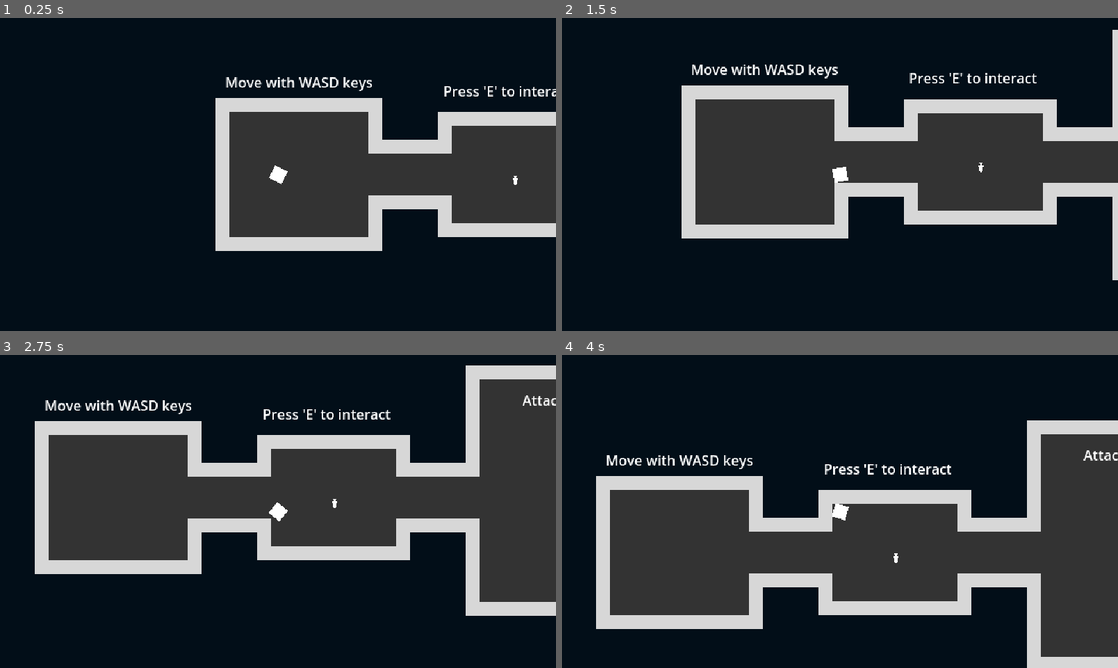
Above: before the commit, frames 1-4 (two rows, left to right).
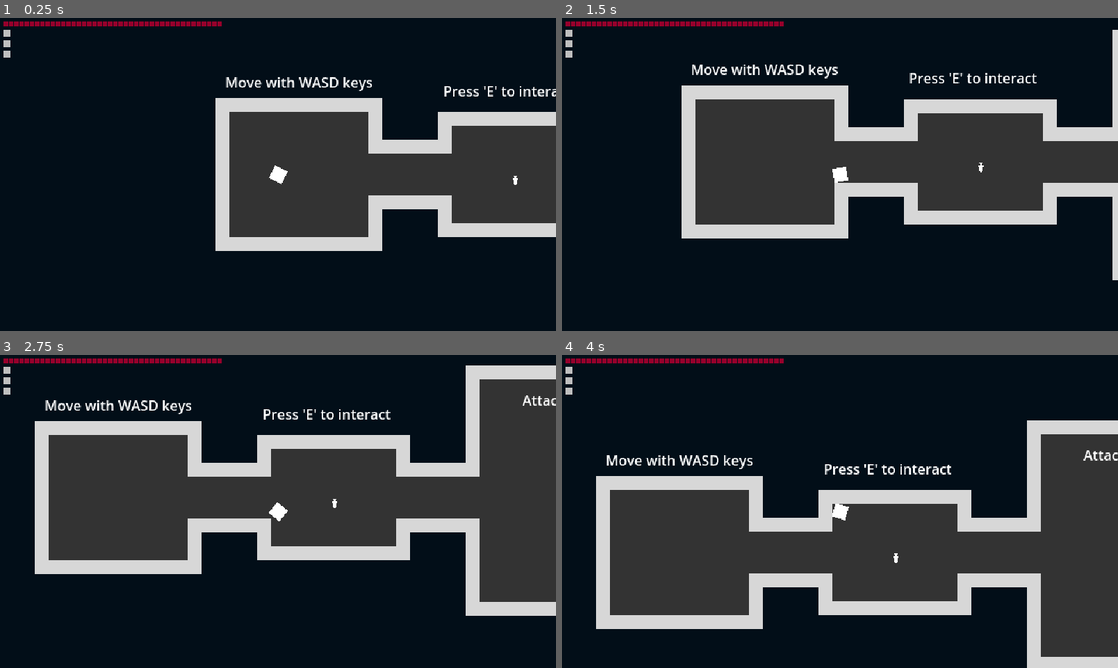
Above: after the commit, the same moments.

Repository: zMenta/Cubesh
Game: Godot game, scene res://main/main.tscn
The game is run twice, just before and just after one commit, with the same random seed, the same clock (stepped at 60 frames per second) and the same inputs.
Inputs (mouse positions are in pixels of both pictures, inside the frame that each line leads up to):
- Up to frame 1 (0.25 s): no input
- Up to frame 2 (1.5 s): tap E (interact) at 0.5, 1.25 s; move the mouse to (962, 158) at 0.52 s; hold D (right) 0.53-1.28 s; click (962, 158) at 0.6 s; move the mouse to (728, 190) at 1.27 s; hold S (down) from 1.28 s (still down); tap Space (dodge) at 1.35 s
- Up to frame 3 (2.75 s): tap E (interact) at 2, 2.1 s; move the mouse to (333, 442) at 2.02 s; release S (down) at 2.03 s; hold D (right) from 2.03 s (still down)
- Up to frame 4 (4 s): tap E (interact) at 2.75, 3.5 s; move the mouse to (812, 574) at 2.77 s; release D (right) at 2.78 s; hold W (up) 2.78-3.53 s; click (812, 574) at 2.85 s; move the mouse to (1006, 558) at 3.52 s; hold A (left) from 3.53 s (still down); tap Space (dodge) at 3.6 s

The runs differ from the first frame. In frame 1, 0.6% of the frame differs, in the area x 0-40%, y 1-13%; in frame 2, 0.6%; in frame 3, 0.6%; in frame 4, 0.6%.

Commit message:
created basic UI

Diff:
--- a/main/main.tscn
+++ b/main/main.tscn
@@ -6,6 +6,7 @@
 [ext_resource type="PackedScene" uid="uid://dru3fsdpoi7i4" path="res://maps/map_1_2.tscn" id="3_yc5l0"]
 [ext_resource type="PackedScene" uid="uid://n1x31lge7o0j" path="res://maps/map_1_1.tscn" id="4_pw1q7"]
 [ext_resource type="PackedScene" uid="uid://q3clhfv747at" path="res://ui/tooltip/tooltip.tscn" id="5_p63od"]
+[ext_resource type="PackedScene" uid="uid://d2wn6iebkg5fq" path="res://ui/status_bar/status_bar.tscn" id="6_yhdsn"]
 
 [node name="Main" type="Node"]
 script = ExtResource("1_df2tq")
@@ -17,15 +18,19 @@
 
 [node name="Player" parent="." instance=ExtResource("1_khuke")]
 
-[node name="RemoteTransform2D" type="RemoteTransform2D" parent="Player"]
-remote_path = NodePath("../../ui")
-update_rotation = false
-update_scale = false
+[node name="UI" type="CanvasLayer" parent="."]
 
-[node name="ui" type="Node2D" parent="."]
+[node name="StatusBar" parent="UI" instance=ExtResource("6_yhdsn")]
 
-[node name="Tooltip" parent="ui" instance=ExtResource("5_p63od")]
-offset_left = -48.0
-offset_top = 13.0
-offset_right = 97.0
-offset_bottom = 39.0
+[node name="Tooltip" parent="UI" instance=ExtResource("5_p63od")]
+anchors_preset = 8
+anchor_left = 0.5
+anchor_top = 0.5
+anchor_right = 0.5
+anchor_bottom = 0.5
+offset_left = -55.0
+offset_top = 10.0
+offset_right = 90.0
+offset_bottom = 36.0
+grow_horizontal = 2
+grow_vertical = 2
--- /dev/null
+++ b/ui/status_bar/status_bar.tscn
@@ -0,0 +1,248 @@
+[gd_scene format=3 uid="uid://d2wn6iebkg5fq"]
+
+[node name="StatusBar" type="MarginContainer"]
+anchors_preset = 15
+anchor_right = 1.0
+anchor_bottom = 1.0
+grow_horizontal = 2
+grow_vertical = 2
+theme_override_constants/margin_left = 4
+theme_override_constants/margin_top = 4
+
+[node name="StatusBar" type="VBoxContainer" parent="."]
+layout_mode = 2
+
+[node name="Health" type="HBoxContainer" parent="StatusBar"]
+layout_mode = 2
+theme_override_constants/separation = 1
+
+[node name="ColorRect" type="ColorRect" parent="StatusBar/Health"]
+custom_minimum_size = Vector2(5, 5)
+layout_mode = 2
+color = Color(0.592157, 0, 0.168627, 1)
+
+[node name="ColorRect2" type="ColorRect" parent="StatusBar/Health"]
+custom_minimum_size = Vector2(5, 5)
+layout_mode = 2
+color = Color(0.592157, 0, 0.168627, 1)
+
+[node name="ColorRect3" type="ColorRect" parent="StatusBar/Health"]
+custom_minimum_size = Vector2(5, 5)
+layout_mode = 2
+color = Color(0.592157, 0, 0.168627, 1)
+
+[node name="ColorRect4" type="ColorRect" parent="StatusBar/Health"]
+custom_minimum_size = Vector2(5, 5)
+layout_mode = 2
+color = Color(0.592157, 0, 0.168627, 1)
+
+[node name="ColorRect5" type="ColorRect" parent="StatusBar/Health"]
+custom_minimum_size = Vector2(5, 5)
+layout_mode = 2
+color = Color(0.592157, 0, 0.168627, 1)
+
+[node name="ColorRect6" type="ColorRect" parent="StatusBar/Health"]
+custom_minimum_size = Vector2(5, 5)
+layout_mode = 2
+color = Color(0.592157, 0, 0.168627, 1)
+
+[node name="ColorRect7" type="ColorRect" parent="StatusBar/Health"]
+custom_minimum_size = Vector2(5, 5)
+layout_mode = 2
+color = Color(0.592157, 0, 0.168627, 1)
+
+[node name="ColorRect8" type="ColorRect" parent="StatusBar/Health"]
+custom_minimum_size = Vector2(5, 5)
+layout_mode = 2
+color = Color(0.592157, 0, 0.168627, 1)
+
+[node name="ColorRect9" type="ColorRect" parent="StatusBar/Health"]
+custom_minimum_size = Vector2(5, 5)
+layout_mode = 2
+color = Color(0.592157, 0, 0.168627, 1)
+
+[node name="ColorRect10" type="ColorRect" parent="StatusBar/Health"]
+custom_minimum_size = Vector2(5, 5)
+layout_mode = 2
+color = Color(0.592157, 0, 0.168627, 1)
+
+[node name="ColorRect11" type="ColorRect" parent="StatusBar/Health"]
+custom_minimum_size = Vector2(5, 5)
+layout_mode = 2
+color = Color(0.592157, 0, 0.168627, 1)
+
+[node name="ColorRect12" type="ColorRect" parent="StatusBar/Health"]
+custom_minimum_size = Vector2(5, 5)
+layout_mode = 2
+color = Color(0.592157, 0, 0.168627, 1)
+
+[node name="ColorRect13" type="ColorRect" parent="StatusBar/Health"]
+custom_minimum_size = Vector2(5, 5)
+layout_mode = 2
+color = Color(0.592157, 0, 0.168627, 1)
+
+[node name="ColorRect14" type="ColorRect" parent="StatusBar/Health"]
+custom_minimum_size = Vector2(5, 5)
+layout_mode = 2
+color = Color(0.592157, 0, 0.168627, 1)
+
+[node name="ColorRect15" type="ColorRect" parent="StatusBar/Health"]
+custom_minimum_size = Vector2(5, 5)
+layout_mode = 2
+color = Color(0.592157, 0, 0.168627, 1)
+
+[node name="ColorRect16" type="ColorRect" parent="StatusBar/Health"]
+custom_minimum_size = Vector2(5, 5)
+layout_mode = 2
+color = Color(0.592157, 0, 0.168627, 1)
+
+[node name="ColorRect17" type="ColorRect" parent="StatusBar/Health"]
+custom_minimum_size = Vector2(5, 5)
+layout_mode = 2
+color = Color(0.592157, 0, 0.168627, 1)
+
+[node name="ColorRect18" type="ColorRect" parent="StatusBar/Health"]
+custom_minimum_size = Vector2(5, 5)
+layout_mode = 2
+color = Color(0.592157, 0, 0.168627, 1)
+
+[node name="ColorRect19" type="ColorRect" parent="StatusBar/Health"]
+custom_minimum_size = Vector2(5, 5)
+layout_mode = 2
+color = Color(0.592157, 0, 0.168627, 1)
+
+[node name="ColorRect20" type="ColorRect" parent="StatusBar/Health"]
+custom_minimum_size = Vector2(5, 5)
+layout_mode = 2
+color = Color(0.592157, 0, 0.168627, 1)
+
+[node name="ColorRect21" type="ColorRect" parent="StatusBar/Health"]
+custom_minimum_size = Vector2(5, 5)
+layout_mode = 2
+color = Color(0.592157, 0, 0.168627, 1)
+
+[node name="ColorRect22" type="ColorRect" parent="StatusBar/Health"]
+custom_minimum_size = Vector2(5, 5)
+layout_mode = 2
+color = Color(0.592157, 0, 0.168627, 1)
+
+[node name="ColorRect23" type="ColorRect" parent="StatusBar/Health"]
+custom_minimum_size = Vector2(5, 5)
+layout_mode = 2
+color = Color(0.592157, 0, 0.168627, 1)
+
+[node name="ColorRect24" type="ColorRect" parent="StatusBar/Health"]
+custom_minimum_size = Vector2(5, 5)
+layout_mode = 2
+color = Color(0.592157, 0, 0.168627, 1)
+
+[node name="ColorRect25" type="ColorRect" parent="StatusBar/Health"]
+custom_minimum_size = Vector2(5, 5)
+layout_mode = 2
+color = Color(0.592157, 0, 0.168627, 1)
+
+[node name="ColorRect26" type="ColorRect" parent="StatusBar/Health"]
+custom_minimum_size = Vector2(5, 5)
+layout_mode = 2
+color = Color(0.592157, 0, 0.168627, 1)
+
+[node name="ColorRect27" type="ColorRect" parent="StatusBar/Health"]
+custom_minimum_size = Vector2(5, 5)
+layout_mode = 2
+color = Color(0.592157, 0, 0.168627, 1)
+
+[node name="ColorRect28" type="ColorRect" parent="StatusBar/Health"]
+custom_minimum_size = Vector2(5, 5)
+layout_mode = 2
+color = Color(0.592157, 0, 0.168627, 1)
+
+[node name="ColorRect29" type="ColorRect" parent="StatusBar/Health"]
+custom_minimum_size = Vector2(5, 5)
+layout_mode = 2
+color = Color(0.592157, 0, 0.168627, 1)
+
+[node name="ColorRect30" type="ColorRect" parent="StatusBar/Health"]
+custom_minimum_size = Vector2(5, 5)
+layout_mode = 2
+color = Color(0.592157, 0, 0.168627, 1)
+
+[node name="ColorRect31" type="ColorRect" parent="StatusBar/Health"]
+custom_minimum_size = Vector2(5, 5)
+layout_mode = 2
+color = Color(0.592157, 0, 0.168627, 1)
+
+[node name="ColorRect32" type="ColorRect" parent="StatusBar/Health"]
+custom_minimum_size = Vector2(5, 5)
+layout_mode = 2
+color = Color(0.592157, 0, 0.168627, 1)
+
+[node name="ColorRect33" type="ColorRect" parent="StatusBar/Health"]
+custom_minimum_size = Vector2(5, 5)
+layout_mode = 2
+color = Color(0.592157, 0, 0.168627, 1)
+
+[node name="ColorRect34" type="ColorRect" parent="StatusBar/Health"]
+custom_minimum_size = Vector2(5, 5)
+layout_mode = 2
+color = Color(0.592157, 0, 0.168627, 1)
+
+[node name="ColorRect35" type="ColorRect" parent="StatusBar/Health"]
+custom_minimum_size = Vector2(5, 5)
+layout_mode = 2
+color = Color(0.592157, 0, 0.168627, 1)
+
+[node name="ColorRect36" type="ColorRect" parent="StatusBar/Health"]
+custom_minimum_size = Vector2(5, 5)
+layout_mode = 2
+color = Color(0.592157, 0, 0.168627, 1)
+
+[node name="ColorRect37" type="ColorRect" parent="StatusBar/Health"]
+custom_minimum_size = Vector2(5, 5)
+layout_mode = 2
+color = Color(0.592157, 0, 0.168627, 1)
+
+[node name="ColorRect38" type="ColorRect" parent="StatusBar/Health"]
+custom_minimum_size = Vector2(5, 5)
+layout_mode = 2
+color = Color(0.592157, 0, 0.168627, 1)
+
+[node name="ColorRect39" type="ColorRect" parent="StatusBar/Health"]
+custom_minimum_size = Vector2(5, 5)
+layout_mode = 2
+color = Color(0.592157, 0, 0.168627, 1)
+
+[node name="ColorRect40" type="ColorRect" parent="StatusBar/Health"]
+custom_minimum_size = Vector2(5, 5)
+layout_mode = 2
+color = Color(0.592157, 0, 0.168627, 1)
+
+[node name="ColorRect41" type="ColorRect" parent="StatusBar/Health"]
+custom_minimum_size = Vector2(5, 5)
+layout_mode = 2
+color = Color(0.592157, 0, 0.168627, 1)
+
+[node name="ColorRect42" type="ColorRect" parent="StatusBar/Health"]
+custom_minimum_size = Vector2(5, 5)
+layout_mode = 2
+color = Color(0.592157, 0, 0.168627, 1)
+
+[node name="Stamina" type="VBoxContainer" parent="StatusBar"]
+layout_mode = 2
+
+[node name="ColorRect" type="ColorRect" parent="StatusBar/Stamina"]
+custom_minimum_size = Vector2(8, 8)
+layout_mode = 2
+size_flags_horizontal = 0
+color = Color(0.74978, 0.74978, 0.74978, 1)
+
+[node name="ColorRect2" type="ColorRect" parent="StatusBar/Stamina"]
+custom_minimum_size = Vector2(8, 8)
+layout_mode = 2
+size_flags_horizontal = 0
+color = Color(0.74978, 0.74978, 0.74978, 1)
+
+[node name="ColorRect3" type="ColorRect" parent="StatusBar/Stamina"]
+custom_minimum_size = Vector2(8, 8)
+layout_mode = 2
+size_flags_horizontal = 0
+color = Color(0.74978, 0.74978, 0.74978, 1)
Not shown: 1 places in main/main.tscn that only renumber resources
